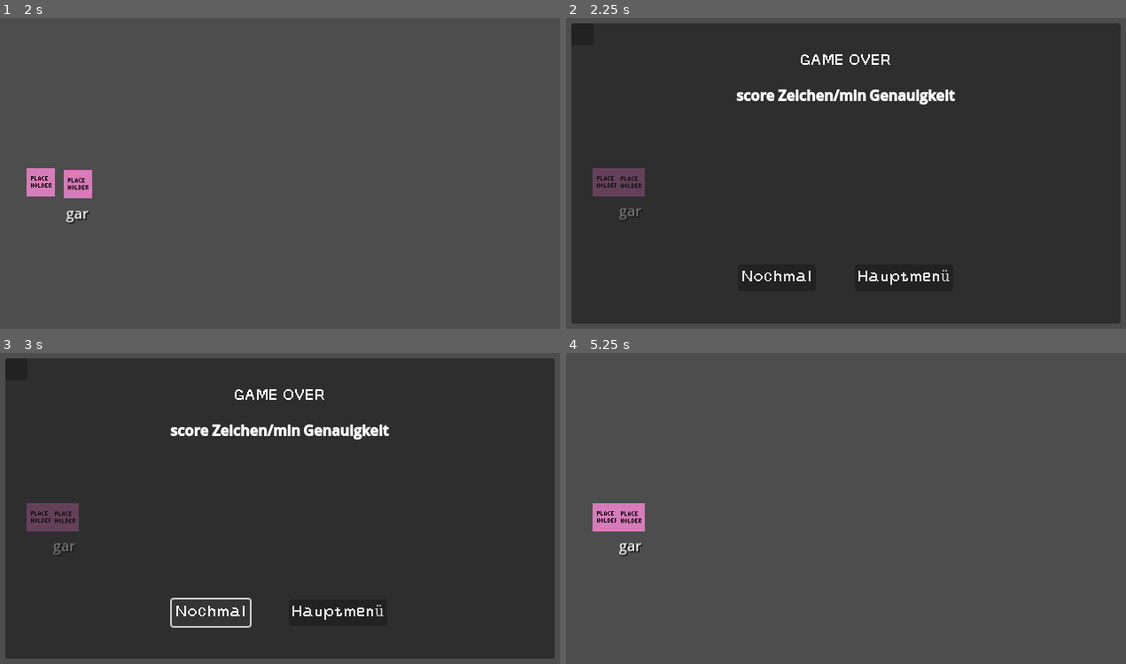
Above: before the commit, frames 1-4 (two rows, left to right).
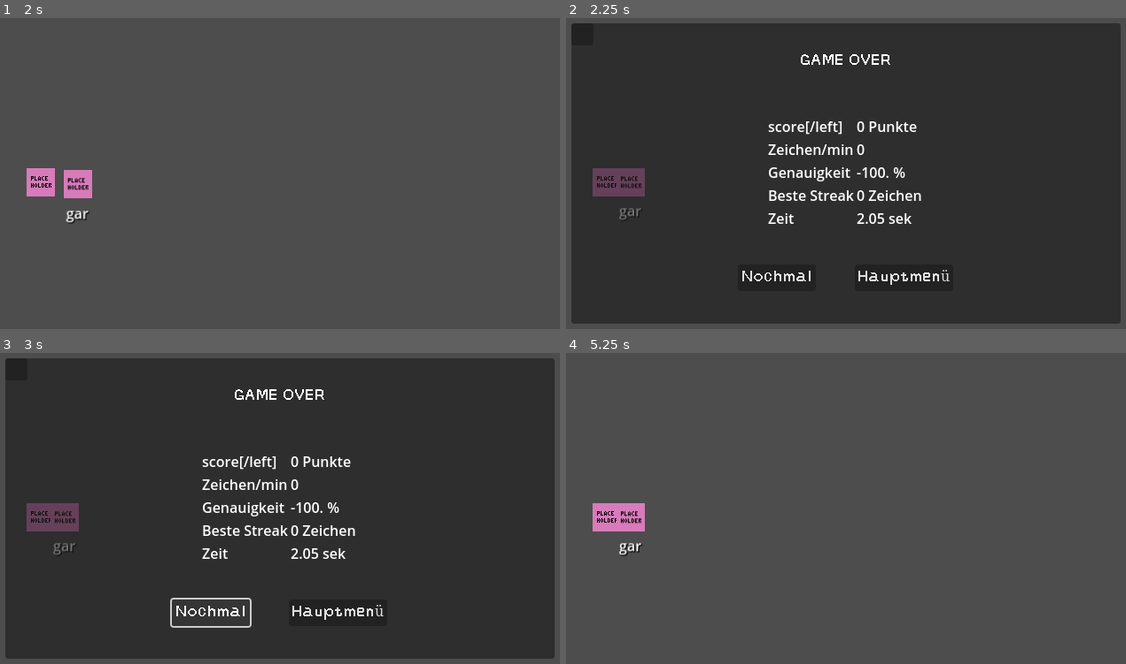
Above: after the commit, the same moments.

Repository: lehmius/typing-tides
Game: Godot game, scene res://scenes/game.tscn
Same seed, same stepped clock (60 frames per second), same inputs: the game is played once before the commit and once after it. The engine's default icon, where the game draws it, is replaced by a stand-in: a white triangle on a blue panel in a dark square.
Inputs (mouse positions are in pixels of both pictures, inside the frame that each line leads up to):
- Up to frame 1 (2 s): tap Enter at 0.5 s
- Up to frame 2 (2.25 s): no input
- Up to frame 3 (3 s): click "Nochmal" at 2.75 s
- Up to frame 4 (5.25 s): click "Nochmal" at 3.5 s; click "Nochmal" at 4.25 s; click (582, 368) at 5 s

Frame 1 is identical in both runs. In frame 2, 2.7% of the frame differs, in the area x 30-70%, y 22-67%; in frame 3, 2.7%; in frame 4, nothing differs.

Commit message:
Refactored RichTextLabel displaying player stats to be its own scene.

Diff:
--- a/scenes/gameover_popup.tscn
+++ b/scenes/gameover_popup.tscn
@@ -1,9 +1,10 @@
-[gd_scene load_steps=5 format=3 uid="uid://rupxhweosc0b"]
+[gd_scene load_steps=6 format=3 uid="uid://rupxhweosc0b"]
 
 [ext_resource type="PackedScene" uid="uid://bkb2d7senllgm" path="res://scenes/popup.tscn" id="1_cvnvp"]
 [ext_resource type="Script" uid="uid://cm1tn5t6xwrsk" path="res://scripts/gameover_popup.gd" id="1_d1g1p"]
 [ext_resource type="FontFile" uid="uid://84a50x0xbb02" path="res://assets/fonts/Pixelscapes.ttf" id="2_d1g1p"]
 [ext_resource type="PackedScene" uid="uid://bj0dl4fdchtp" path="res://scenes/load_scene_button.tscn" id="4_48pdo"]
+[ext_resource type="PackedScene" uid="uid://bayificl0ex7n" path="res://scripts/score_label.tscn" id="4_knds1"]
 
 [node name="GameoverPopup" type="Control"]
 layout_mode = 3
@@ -44,12 +45,14 @@
 scroll_active = false
 horizontal_alignment = 1
 
-[node name="score" type="RichTextLabel" parent="Popup/VBoxContainer"]
-custom_minimum_size = Vector2(0, 200)
+[node name="CenterContainer2" type="CenterContainer" parent="Popup/VBoxContainer"]
 layout_mode = 2
-theme_override_fonts/normal_font = ExtResource("2_d1g1p")
-bbcode_enabled = true
-horizontal_alignment = 1
+size_flags_vertical = 4
+
+[node name="ScoreLabel" parent="Popup/VBoxContainer/CenterContainer2" instance=ExtResource("4_knds1")]
+custom_minimum_size = Vector2(620, 200)
+layout_mode = 2
+vertical_alignment = 1
 
 [node name="CenterContainer" type="CenterContainer" parent="Popup/VBoxContainer"]
 layout_mode = 2
--- a/scripts/gameover_popup.gd
+++ b/scripts/gameover_popup.gd
@@ -2,19 +2,7 @@
 
 @onready var restart_button:Button = $Popup/VBoxContainer/CenterContainer/HBoxContainer/MarginContainer/RestartButton
 @onready var menu_button: Button = $Popup/VBoxContainer/CenterContainer/HBoxContainer/MarginContainer2/MenuButton
-@onready var score_label: RichTextLabel = $Popup/VBoxContainer/score
 
 func _ready() -> void:
 	restart_button.set_levelID_to_current()
 	menu_button.set_scene_to_be_loaded(-2)
-	SignalBus.connect("displayPerformance", _on_playerPerformanceMetrics)
-
-## On receiving the player performance metrics this function inserts the stats
-## into a table in the score RichTextLabel.
-##
-## @param playerPerformanceMetrcis: Dictionary containing the player stats
-## @returns: void
-func _on_playerPerformanceMetrics(playerPerformanceMetrics: Dictionary) -> void:
-	score_label.text = """[table=3]
-	[cell][b]score[/b][/cell][cell][b]Zeichen/min[/b][/cell][cell][b]Genauigkeit[/b][/cell]
-	[/table]"""
--- /dev/null
+++ b/scripts/score_label.gd
@@ -0,0 +1,19 @@
+extends RichTextLabel
+
+func _ready() -> void:
+	SignalBus.connect("displayPerformance", _on_playerPerformanceMetrics)
+
+
+## On receiving the player performance metrics this function inserts the stats
+## into a table in the score RichTextLabel.
+##
+## @param playerPerformanceMetrcis: Dictionary containing the player stats
+## @returns: void
+func _on_playerPerformanceMetrics(playerPerformanceMetrics: Dictionary) -> void:
+	append_text("""[center][table=2]
+	[cell][left]score[/left][/left][/cell][cell][left]{score}[/left][/cell]
+	[cell][left]Zeichen/min[/left][/cell][cell][left]{charactersPerMinute}[/left][/cell]
+	[cell][left]Genauigkeit[/left][/cell][cell][left]{accuracy}[/left][/cell]
+	[cell][left]Beste Streak[/left][/cell][cell][left]{highestConsecutiveStreak}[/left][/cell]
+	[cell][left]Zeit[/left][/cell][cell][left]{time}[/left][/cell]
+	[/table][center]""".format(playerPerformanceMetrics))
--- /dev/null
+++ b/scripts/score_label.tscn
@@ -0,0 +1,11 @@
+[gd_scene load_steps=2 format=3 uid="uid://bayificl0ex7n"]
+
+[ext_resource type="Script" uid="uid://dm5f45n877x66" path="res://scripts/score_label.gd" id="1_wtp8q"]
+
+[node name="ScoreLabel" type="RichTextLabel"]
+anchors_preset = 15
+anchor_right = 1.0
+anchor_bottom = 1.0
+grow_horizontal = 2
+grow_vertical = 2
+script = ExtResource("1_wtp8q")
Not shown, added: scripts/score_label.gd.uid
